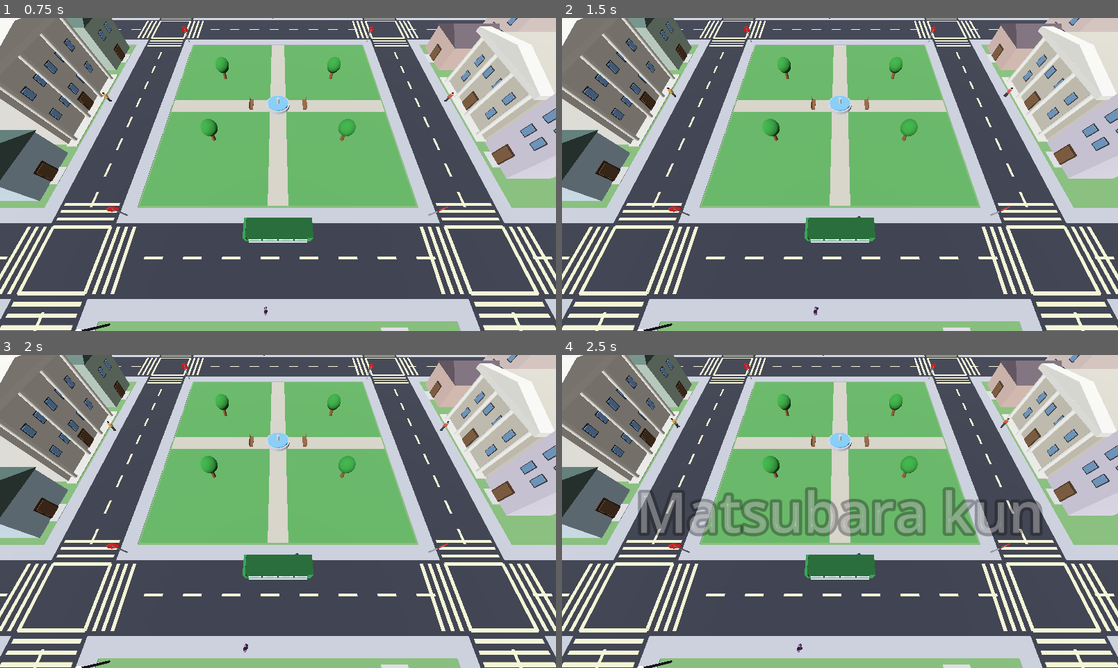
Above: before the commit, frames 1-4 (two rows, left to right).
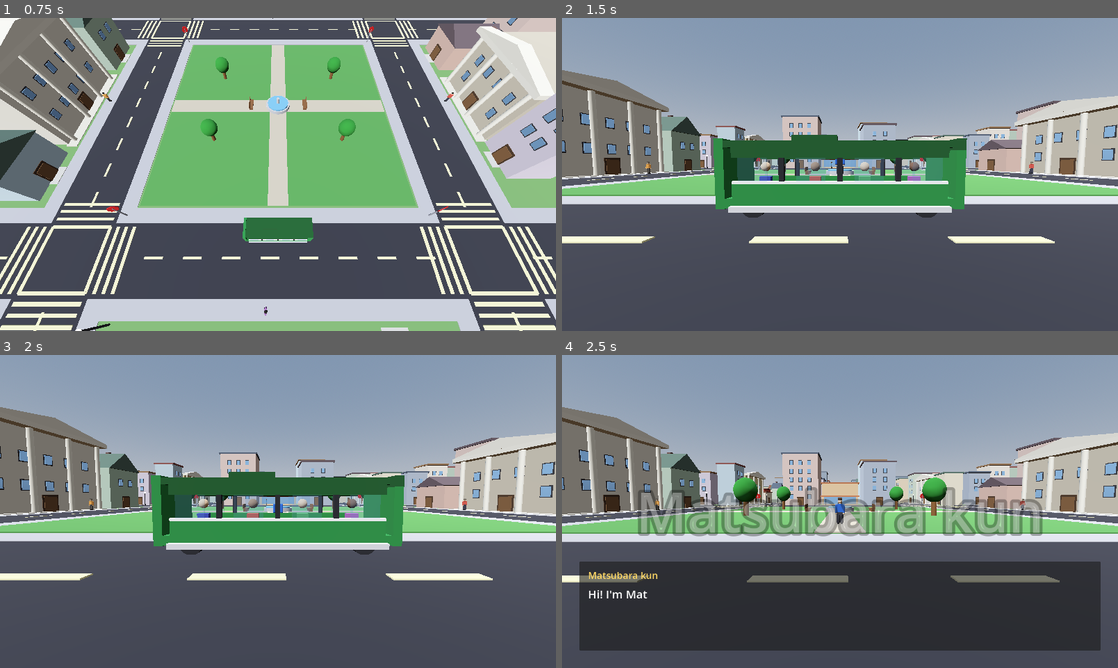
Above: after the commit, the same moments.

Repository: nolancasama/3d-town-directions
Game: Godot game, scene res://Main.tscn
The game is run twice, just before and just after one commit, with the same random seed, the same clock (stepped at 60 frames per second) and the same inputs.
Inputs:
- Up to frame 1 (0.75 s): tap Enter (ui_accept) at 0.5 s; hold D (turn_right) from 0.53 s (still down); tap E (interact) at 0.6 s
- Up to frame 2 (1.5 s): tap Enter (ui_accept) at 0.77 s; release D (turn_right) at 1.28 s; hold S (move_back) from 1.28 s (still down); tap Space at 1.35 s
- Up to frame 3 (2 s): keep holding S (move_back); tap Enter (ui_accept) at 1.52 s
- Up to frame 4 (2.5 s): release S (move_back) at 2.03 s; hold D (turn_right) from 2.03 s (still down); tap Keypad Enter at 2.1 s

Frame 1 is identical in both runs. In frame 2, 73% of the frame differs, in the area x 0-100%, y 0-100%; in frame 3, 73%; in frame 4, 90%.
Error before the commit: Invalid call. Nonexistent function 'walk_to' in base 'CharacterBody3D (PlayerController)'. (res://scripts/Main.gd:281)

Commit message:
UI, world, and icon polish
- South beach sidewalk: continuous slab, no gaps or zebra crossings
- West sidewalk: E-W road gaps filled with asphalt
- NPC pointing arm stays raised until camera fully returns to player
- Text input field moved below/outside the NPC dialogue panel
- Bakery baguette: fatter (r=0.50), 45-degree tilt, shorter scoring lines
- Police icon: replaced shield with gold six-pointed star + tip circles
- Starbucks icon: cup body white, handle removed
- PlayerController: walk_to / stop_walk / walk_done added

Co-Authored-By: Claude Sonnet 4.6 <noreply@anthropic.com>

Diff:
--- a/scripts/DialogueManager.gd
+++ b/scripts/DialogueManager.gd
@@ -171,13 +171,20 @@
 	_options_grid.add_theme_constant_override("v_separation", 6)
 	_options_scroll.add_child(_options_grid)
 
-	# --- Text input (keyboard pipeline, inside the dialogue panel) -----------
+	# --- Text input (keyboard pipeline, below the dialogue panel) -----------
 	_text_input = LineEdit.new()
 	_text_input.placeholder_text = "Type your question here, then press Enter..."
-	_text_input.size_flags_horizontal = Control.SIZE_EXPAND_FILL
-	_text_input.add_theme_font_size_override("font_size", 22)
+	_text_input.add_theme_font_size_override("font_size", 20)
+	_text_input.anchor_left = 0.0
+	_text_input.anchor_top = 1.0
+	_text_input.anchor_right = 1.0
+	_text_input.anchor_bottom = 1.0
+	_text_input.offset_left = 40
+	_text_input.offset_right = -40
+	_text_input.offset_top = -38
+	_text_input.offset_bottom = -2
 	_text_input.visible = false
-	vbox.add_child(_text_input)
+	add_child(_text_input)
 	_text_input.text_submitted.connect(_on_text_input_submitted)
 
 
--- a/scripts/Main.gd
+++ b/scripts/Main.gd
@@ -122,7 +122,7 @@
 var _orbit_tween: Tween = null
 var _orbit_a1: float = 0.0
 var _walk_finished: bool = false   # instance var: GDScript lambdas capture locals by VALUE,
-                                   # so the walk_done callback must write to a member, not a local.
+								   # so the walk_done callback must write to a member, not a local.
 
 
 func _ready() -> void:
@@ -1126,9 +1126,17 @@
 			for seg in _segments():
 				_slab(roads, Vector3(SW_W, 0.10, seg.y - seg.x),
 						Vector3(x, 0.0, (seg.x + seg.y) * 0.5), SIDEWALK)
+	# West outer sidewalk: fill E-W road gaps with asphalt (road continues through).
+	var west_sw_x := -135.0 - SW_OFF
+	for gap_z in GRID:
+		_slab(roads, Vector3(SW_W, 0.10, ROAD_W), Vector3(west_sw_x, 0.0, gap_z), ASPHALT)
 	for gz in GRID:
 		for side in [-1.0, 1.0]:
 			var z: float = gz + side * SW_OFF
+			# South outer sidewalk (beach edge): one continuous slab, no gaps.
+			if gz == 135.0 and side == 1.0:
+				_slab(roads, Vector3(270.0, 0.10, SW_W), Vector3(0, 0.0, z), SIDEWALK)
+				continue
 			for seg in _segments():
 				if seg.x >= 134.9 or seg.y <= -134.9:
 					continue   # skip stubs east/west of the outermost N-S grid lines
@@ -1173,6 +1181,8 @@
 			continue
 		_crosswalk(roads, Vector3(gx + sx * SW_OFF, 0.06, gz), true)   # across the E-W road
 	for sz in [-1.0, 1.0]:
+		if gz == 135.0 and sz == 1.0:
+			continue
 		_crosswalk(roads, Vector3(gx, 0.06, gz + sz * SW_OFF), false)  # across the N-S road
 
 
@@ -1348,7 +1358,7 @@
 			# Buildings with facade icons (cross, burger) — added as hidden nodes
 			# under _icons_root so they're excluded from baking and can be revealed
 			# individually when the player discovers that building.
-			if cfg.name in ["Hospital", "Restaurant", "Drugstore", "Church", "Bakery", "Police Station", "Bookstore"]:
+			if cfg.name in ["Hospital", "Restaurant", "Drugstore", "Church", "Bakery", "Police Station", "Bookstore", "Starbucks"]:
 				_add_icon_for_building(cfg.name, size, node)
 
 
@@ -1873,6 +1883,8 @@
 			_sheriff_badge(icon, size)
 		"Bookstore":
 			_bookstore_book(icon, size)
+		"Starbucks":
+			_coffee_cup(icon, size)
 	icon.visible = false
 	_icon_nodes[bname] = icon
 
@@ -1896,39 +1908,67 @@
 func _baguette(body: Node3D, size: Vector3) -> void:
 	var z := size.z * 0.5 + 0.12
 	var y := size.y - 1.2
+	var tilt := PI * 0.25   # 45 degrees
 	var m := MeshInstance3D.new()
 	var cap := CapsuleMesh.new()
-	cap.radius = 0.20
-	cap.height = 2.8
+	cap.radius = 0.50
+	cap.height = 3.0
 	m.mesh = cap
 	m.material_override = _mat(Color(0.82, 0.64, 0.30))
-	m.position = Vector3(0.15, y, z)
-	m.rotation.z = 0.18
-	m.scale = Vector3(1.0, 1.0, 0.30)
+	m.position = Vector3(0, y, z)
+	m.rotation.z = tilt
+	m.scale = Vector3(1.0, 1.0, 0.35)
 	body.add_child(m)
 	for i in 3:
-		var t := -0.52 + i * 0.52
-		_box(body, Vector3(0.52, 0.10, 0.08),
-				Vector3(0.15 + t * sin(0.18) * 0.5, y + t * cos(0.18) * 0.5, z + 0.16),
-				Color(0.58, 0.38, 0.16))
+		var t := -0.72 + i * 0.72
+		var cut := Node3D.new()
+		cut.position = Vector3(-t * sin(tilt), y + t * cos(tilt), z + 0.24)
+		cut.rotation.z = tilt
+		body.add_child(cut)
+		_box(cut, Vector3(0.44, 0.10, 0.08), Vector3(0, 0, 0), Color(0.55, 0.35, 0.14))
 
 
 func _sheriff_badge(body: Node3D, size: Vector3) -> void:
 	var z := size.z * 0.5 + 0.1
 	var y := size.y - 1.4
-	var gold := Color(0.90, 0.76, 0.18)
-	var dark := Color(0.40, 0.28, 0.06)
-	_box(body, Vector3(1.5, 1.5, 0.14), Vector3(0, y, z), dark)
-	var star := Node3D.new()
-	star.position = Vector3(0, y, z + 0.09)
-	body.add_child(star)
-	for i in 5:
-		var ang := float(i) * TAU / 5.0
-		var arm := Node3D.new()
-		arm.rotation.z = -ang
-		star.add_child(arm)
-		_box(arm, Vector3(0.20, 0.72, 0.12), Vector3(0, 0.37, 0), gold)
-	_box(body, Vector3(0.32, 0.32, 0.20), Vector3(0, y, z + 0.12), gold)
+	var gold := Color(0.95, 0.78, 0.10)
+	var R := 0.80   # center to each point
+	# Three bars at 0°/60°/120° overlap to form the six-pointed star body.
+	for i in 3:
+		var pivot := Node3D.new()
+		pivot.position = Vector3(0, y, z)
+		pivot.rotation.z = i * PI / 3.0
+		body.add_child(pivot)
+		_box(pivot, Vector3(0.40, R * 2.0, 0.14), Vector3(0, 0, 0), gold)
+	# Small circle disc at each of the 6 tips (cylinder rotated to face front).
+	for i in 3:
+		var angle := i * PI / 3.0
+		for sgn in [1.0, -1.0]:
+			var px: float = sgn * sin(angle) * R
+			var py: float = sgn * cos(angle) * R
+			var cp := Node3D.new()
+			cp.position = Vector3(px, y + py, z + 0.02)
+			cp.rotation.x = PI * 0.5
+			body.add_child(cp)
+			_cylinder(cp, 0.22, 0.16, Vector3(0, 0, 0), gold)
+
+
+func _coffee_cup(body: Node3D, size: Vector3) -> void:
+	var z      := size.z * 0.5 + 0.1
+	var y      := size.y - 1.4
+	var white  := Color(1.00, 1.00, 1.00)
+	var dark_g := Color(0.06, 0.28, 0.18)
+	var coffee := Color(0.20, 0.11, 0.05)
+	var steam  := Color(0.88, 0.88, 0.90)
+	# Cup body (white)
+	_box(body, Vector3(1.30, 1.70, 0.18), Vector3(0, y, z), white)
+	# Collar / rim
+	_box(body, Vector3(1.50, 0.16, 0.22), Vector3(0, y + 0.85, z), dark_g)
+	# Dark coffee surface near the top
+	_box(body, Vector3(1.10, 0.28, 0.22), Vector3(0, y + 0.64, z + 0.02), coffee)
+	# Steam wisps above the cup
+	_box(body, Vector3(0.07, 0.38, 0.10), Vector3(-0.22, y + 1.12, z), steam)
+	_box(body, Vector3(0.07, 0.38, 0.10), Vector3( 0.18, y + 1.22, z), steam)
 
 
 func _bookstore_book(body: Node3D, size: Vector3) -> void:
--- a/scripts/NPCInteraction.gd
+++ b/scripts/NPCInteraction.gd
@@ -266,13 +266,10 @@
 	_dialogue.show_text("Townsperson", "It's over there!")
 	await _face_target(target)
 	await _raise_arm()
-	# Arm stays pointing through the pan out and the hold...
 	await _camera_focus.pan_to(target, global_position)
-	await _camera_focus.pan_to_roof(target)
 	await get_tree().create_timer(POINT_HOLD_SECONDS).timeout
-	# ...then it comes back down as the camera pans back to the player.
-	_lower_arm()
 	await _camera_focus.pan_back()
+	await _lower_arm()
 
 	_goal_manager.set_target(dest_name, target)
 	_dialogue.hide_dialogue()
--- a/scripts/PlayerController.gd
+++ b/scripts/PlayerController.gd
@@ -25,6 +25,11 @@
 var _camera_pivot: Node3D
 var _input_enabled: bool = true
 var _body: Humanoid         # the visible figure, for walk animation
+
+signal walk_done
+var _walk_active: bool = false
+var _walk_target: Vector3
+var _walk_speed: float
 
 
 func _ready() -> void:
@@ -71,20 +76,37 @@
 
 
 func _physics_process(delta: float) -> void:
-	if _input_enabled:
-		# A/Left and D/Right turn the whole body (the camera follows).
-		var turn := Input.get_action_strength("turn_left") \
-				- Input.get_action_strength("turn_right")
-		rotate_y(turn * turn_speed * delta)
+	if _walk_active:
+		var to := _walk_target - global_position
+		to.y = 0.0
+		var dist := to.length()
+		if dist < 0.25:
+			velocity.x = 0.0
+			velocity.z = 0.0
+			global_position.x = _walk_target.x
+			global_position.z = _walk_target.z
+			_walk_active = false
+			walk_done.emit()
+		else:
+			var dir := to.normalized()
+			velocity.x = dir.x * _walk_speed
+			velocity.z = dir.z * _walk_speed
+	else:
+		var focused := get_viewport().gui_get_focus_owner()
+		var typing := focused != null and focused is LineEdit
 
-	# W/Up and S/Down move along the body's facing direction (forward is -Z).
-	var fwd := 0.0
-	if _input_enabled:
-		fwd = Input.get_action_strength("move_forward") \
-				- Input.get_action_strength("move_back")
-	var direction := -transform.basis.z * fwd
-	velocity.x = direction.x * move_speed
-	velocity.z = direction.z * move_speed
+		if _input_enabled and not typing:
+			var turn := Input.get_action_strength("turn_left") \
+					- Input.get_action_strength("turn_right")
+			rotate_y(turn * turn_speed * delta)
+
+		var fwd := 0.0
+		if _input_enabled and not typing:
+			fwd = Input.get_action_strength("move_forward") \
+					- Input.get_action_strength("move_back")
+		var direction := -transform.basis.z * fwd
+		velocity.x = direction.x * move_speed
+		velocity.z = direction.z * move_speed
 
 	if not is_on_floor():
 		velocity.y -= gravity * delta
@@ -92,8 +114,6 @@
 		velocity.y = 0.0
 
 	move_and_slide()
-
-	# Drive the walk animation from the actual horizontal speed.
 	_body.walk_speed = Vector2(velocity.x, velocity.z).length()
 
 
@@ -102,3 +122,15 @@
 	_input_enabled = enabled
 	if not enabled:
 		velocity = Vector3.ZERO
+
+
+func walk_to(target: Vector3, speed: float = -1.0) -> void:
+	_walk_target = target
+	_walk_speed = speed if speed > 0.0 else move_speed
+	_walk_active = true
+
+
+func stop_walk() -> void:
+	_walk_active = false
+	velocity.x = 0.0
+	velocity.z = 0.0
